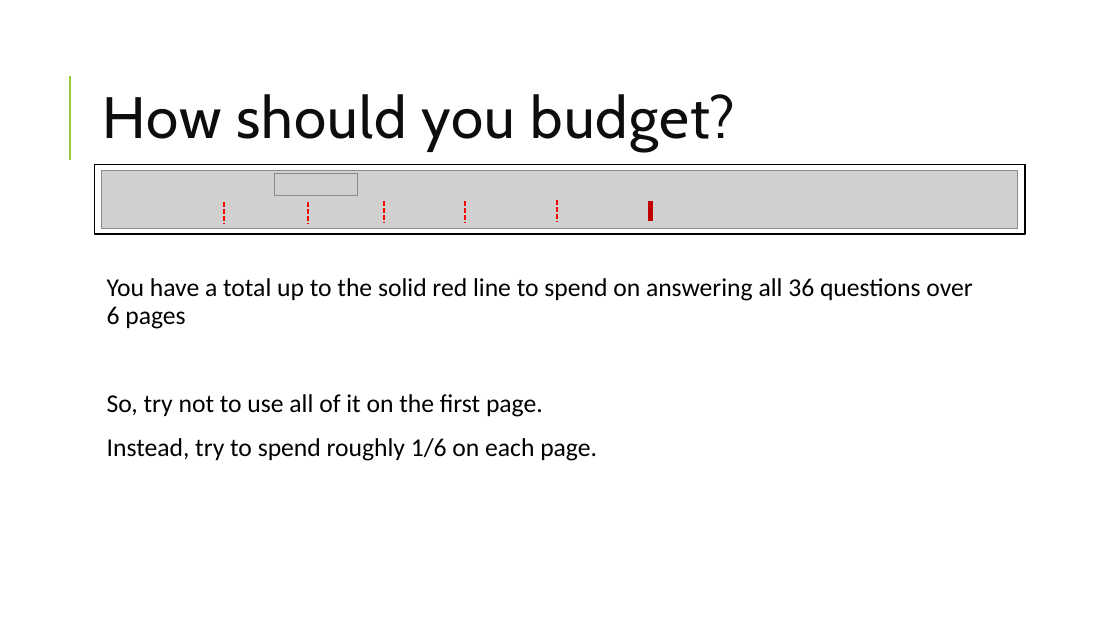
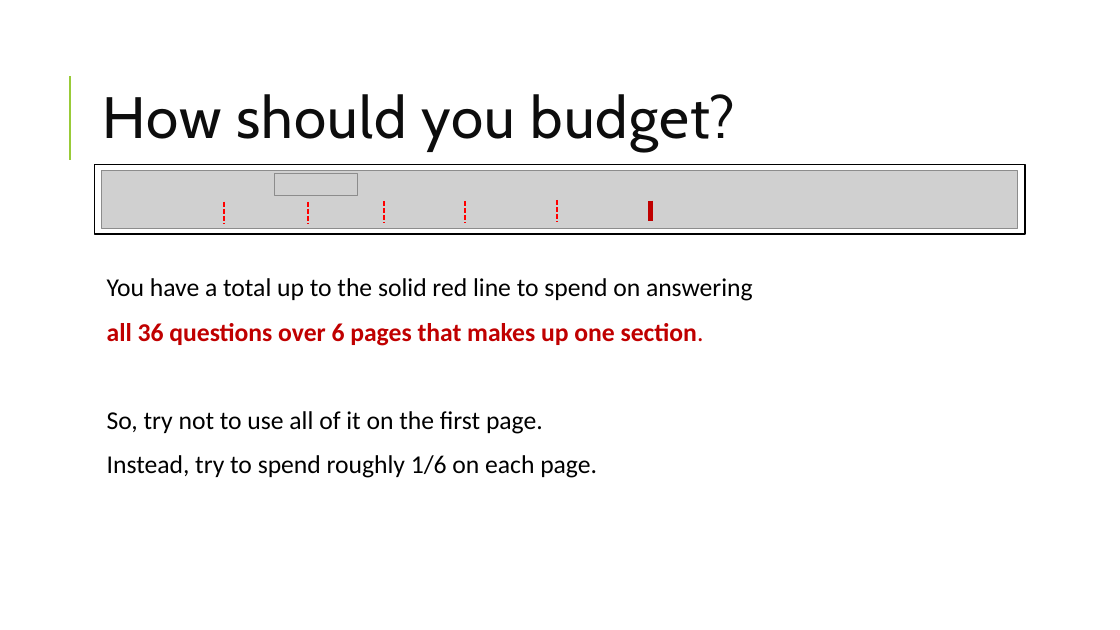
Before and after one commit to pinformatics/MINDFIRL-userstudy, a slide deck: slide 13 of ppirl-userstudy/static/images/tutorial/clickable/slides/instructions.pptx. Drawn at 1120x630 pixels with LibreOffice and Linux fonts; fonts in the diff are those of the drawing; grey boxes stand for pictures. Boxes give left, top, right and bottom in pixels: in the first picture for what was removed or moved away, otherwise in the second. Text is boxed around its words. In the diff, an @@ line names an element or a change of style, - is before the commit and + after.

Commit message:
slides tweaked to reflect section wise budgeting

```diff
--- a/ppirl-userstudy/static/images/tutorial/clickable/slides/instructions.pptx
+++ b/ppirl-userstudy/static/images/tutorial/clickable/slides/instructions.pptx
@@ text at (107,278,753,346): text changed @@
-  You have a total up to the solid red line to spend on answering all 36 questions over 6 pages
+  You have a total up to the solid red line to spend on answering
+  all 36 questions over 6 pages that makes up one section.
```
Also in this commit, not shown: 1 other slide changed, 3 other files.
